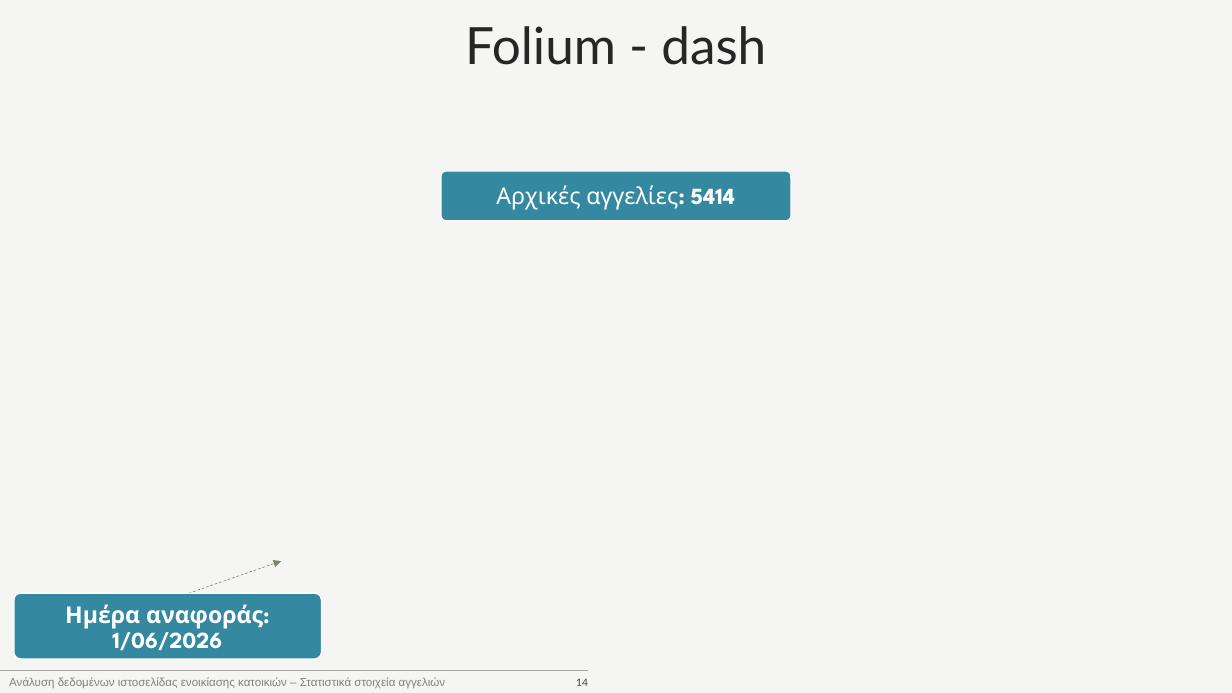
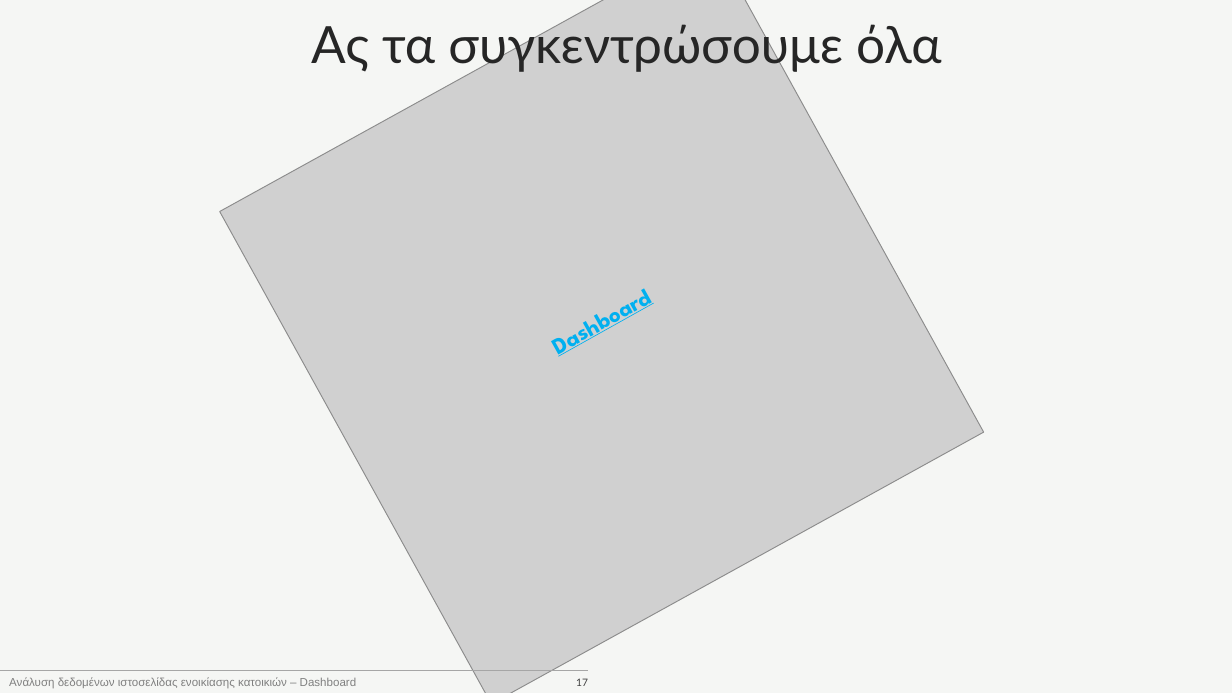
Before and after one commit to GerasimosPanagiotakopoulos/real-estate, a slide deck: slide 17 of presentation.pptx (slide 14 before the commit). Drawn at 1232x693 pixels with LibreOffice and Linux fonts; fonts in the diff are those of the drawing; grey boxes stand for pictures. Boxes give left, top, right and bottom in pixels: in the first picture for what was removed or moved away, otherwise in the second. Text is boxed around its words. In the diff, an @@ line names an element or a change of style, - is before the commit and + after.

Commit message:
Minor dashboard fixes

```diff
--- a/presentation.pptx
+++ b/presentation.pptx
@@ picture added at (x1=220, y1=0, x2=985, y2=693) @@
@@ title at (x1=311, y1=19, x2=942, y2=73): text changed @@
-Folium - dash
+Ας τα συγκεντρώσουμε όλα
@@ rounded rectangle removed at (x1=441, y1=171, x2=791, y2=221) @@
@@ text removed at (x1=496, y1=185, x2=735, y2=210) @@
-Αρχικές αγγελίες: 5414
@@ text added at (x1=469, y1=229, x2=734, y2=415), 18 pt, text #00B0F0, bold, underline @@
+Dashboard
@@ arrow removed from (189, 593) to (281, 561) @@
@@ rounded rectangle removed at (x1=14, y1=593, x2=322, y2=659) @@
@@ text removed at (x1=65, y1=604, x2=263, y2=651) @@
-Ημέρα αναφοράς: 1/06/2026
@@ text at (x1=9, y1=677, x2=356, y2=688): text changed @@
-Ανάλυση δεδομένων ιστοσελίδας ενοικίασης κατοικιών – Στατιστικά στοιχεία αγγελιών
+Ανάλυση δεδομένων ιστοσελίδας ενοικίασης κατοικιών – Dashboard
@@ page number at (x1=576, y1=678, x2=588, y2=686): text changed @@
-14
+17
```
Also in this commit, not shown: 10 other slides changed, 11 slides added, 2 slides removed, 1 other file.
